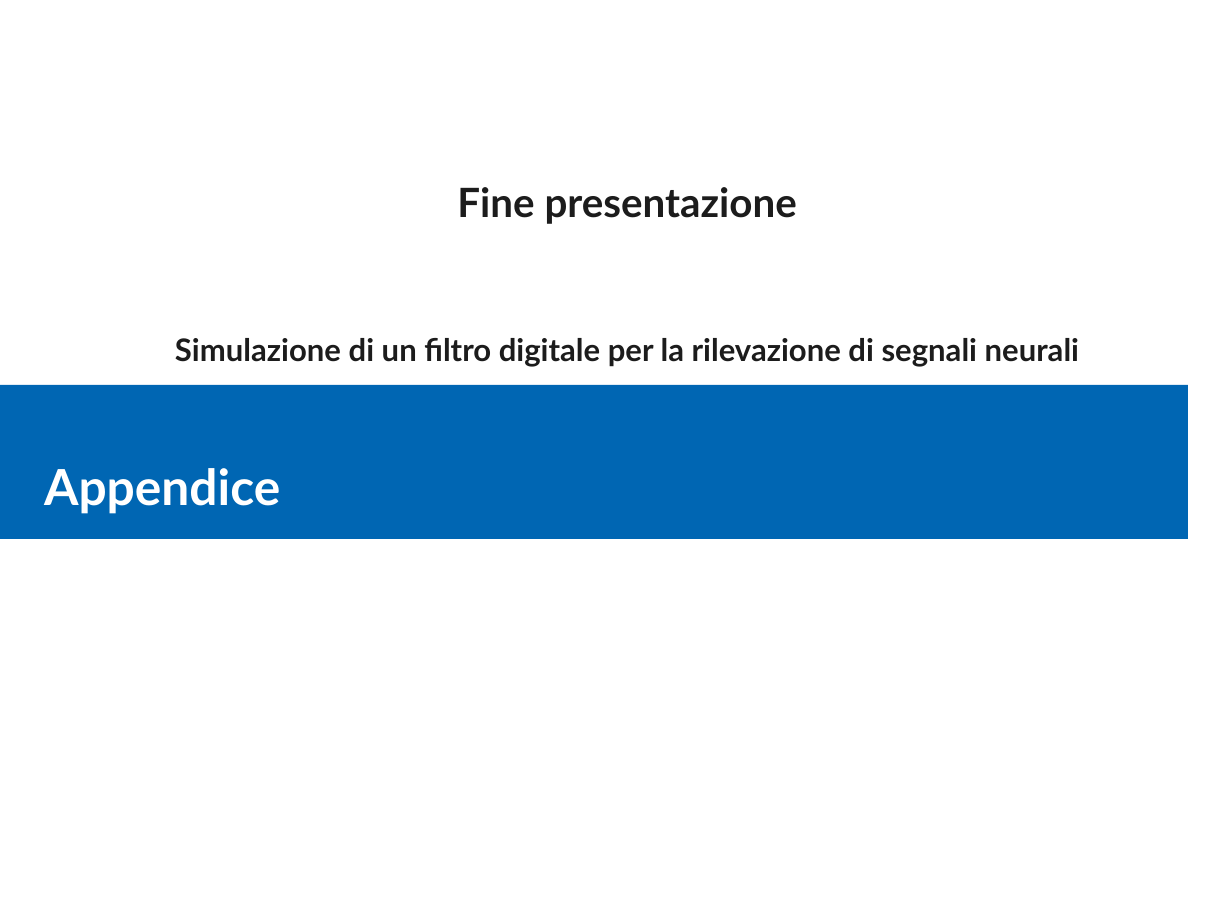
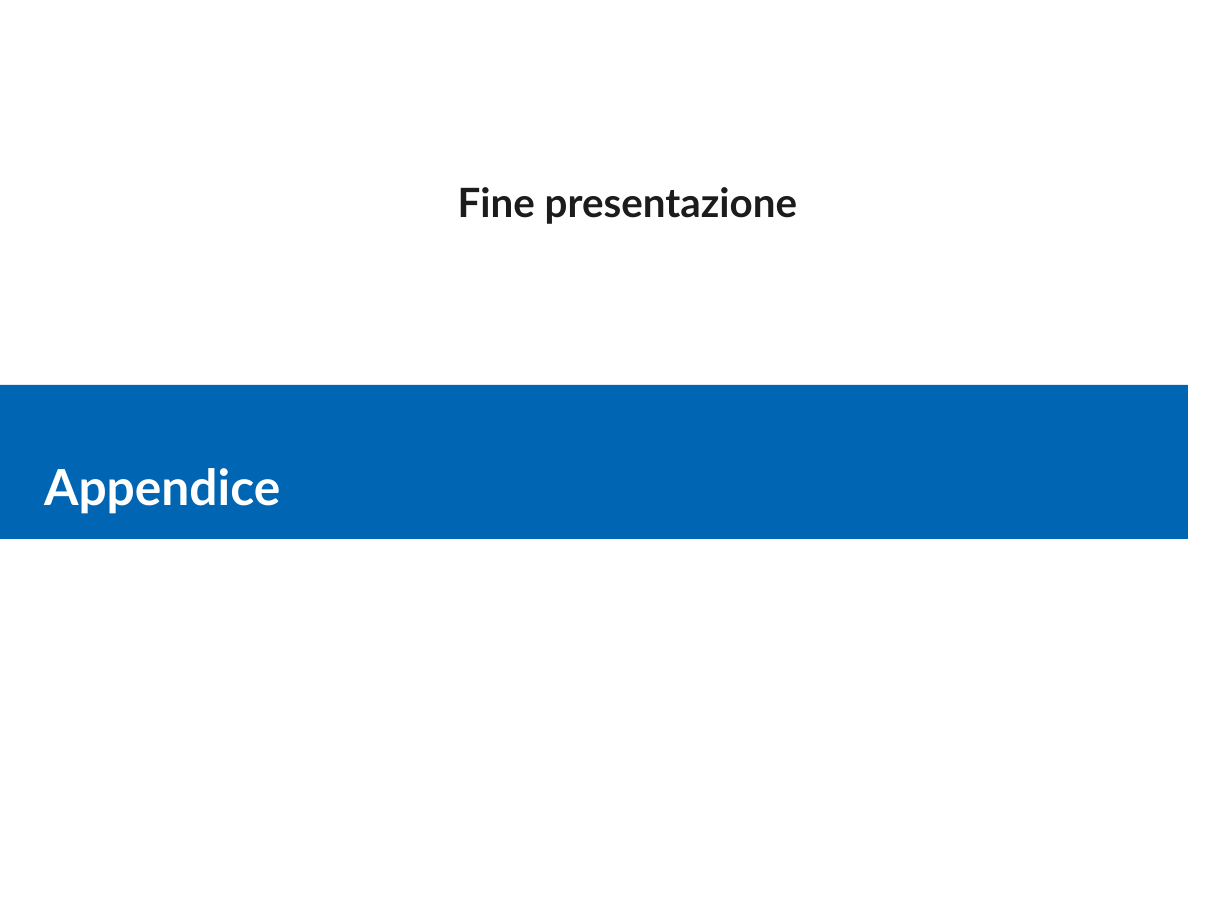
Before and after one commit to AlfreG/neuralSpikes, a slide deck: slide 22 of poc/presentazione.ppt (slide 23 before the commit). Drawn at 1232x924 pixels with LibreOffice and Linux fonts; fonts in the diff are those of the drawing. Boxes give left, top, right and bottom in pixels: in the first picture for what was removed or moved away, otherwise in the second. Text is boxed around its words. In the diff, an @@ line names an element or a change of style, - is before the commit and + after.

```diff
--- a/poc/presentazione.ppt
+++ b/poc/presentazione.ppt
@@ text at (x1=175, y1=338, x2=1079, y2=367): paragraph removed @@
-Simulazione di un filtro digitale per la rilevazione di segnali neurali
```
Also in this commit, not shown: 14 other slides changed, 2 slides removed.
